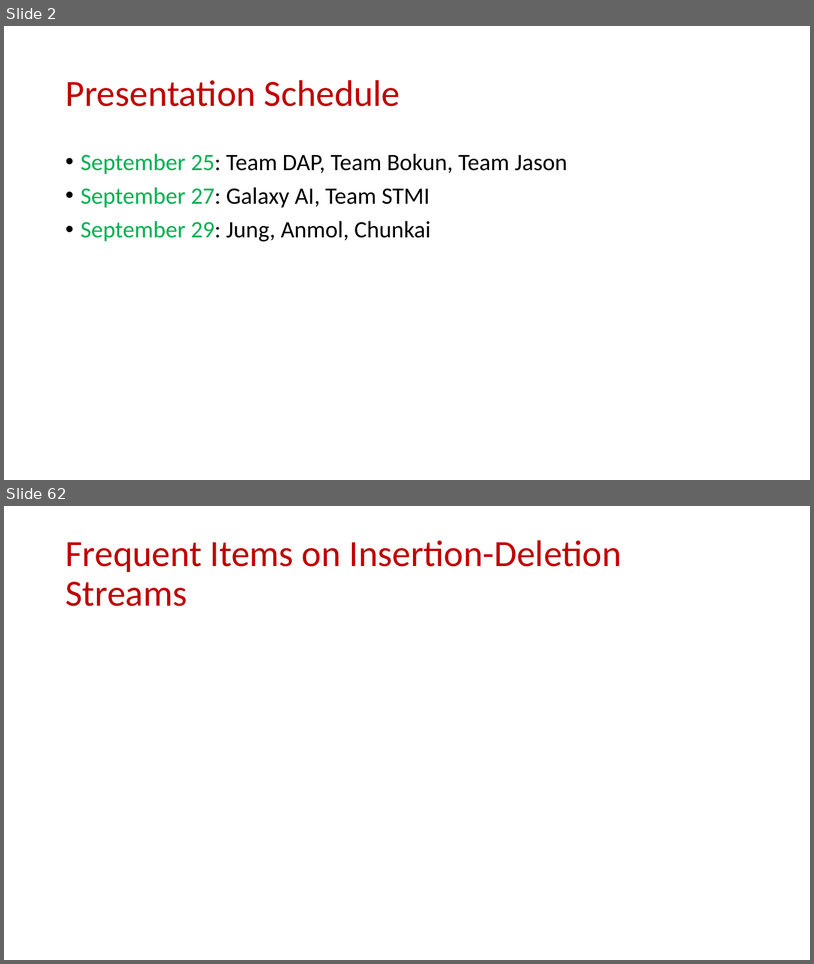
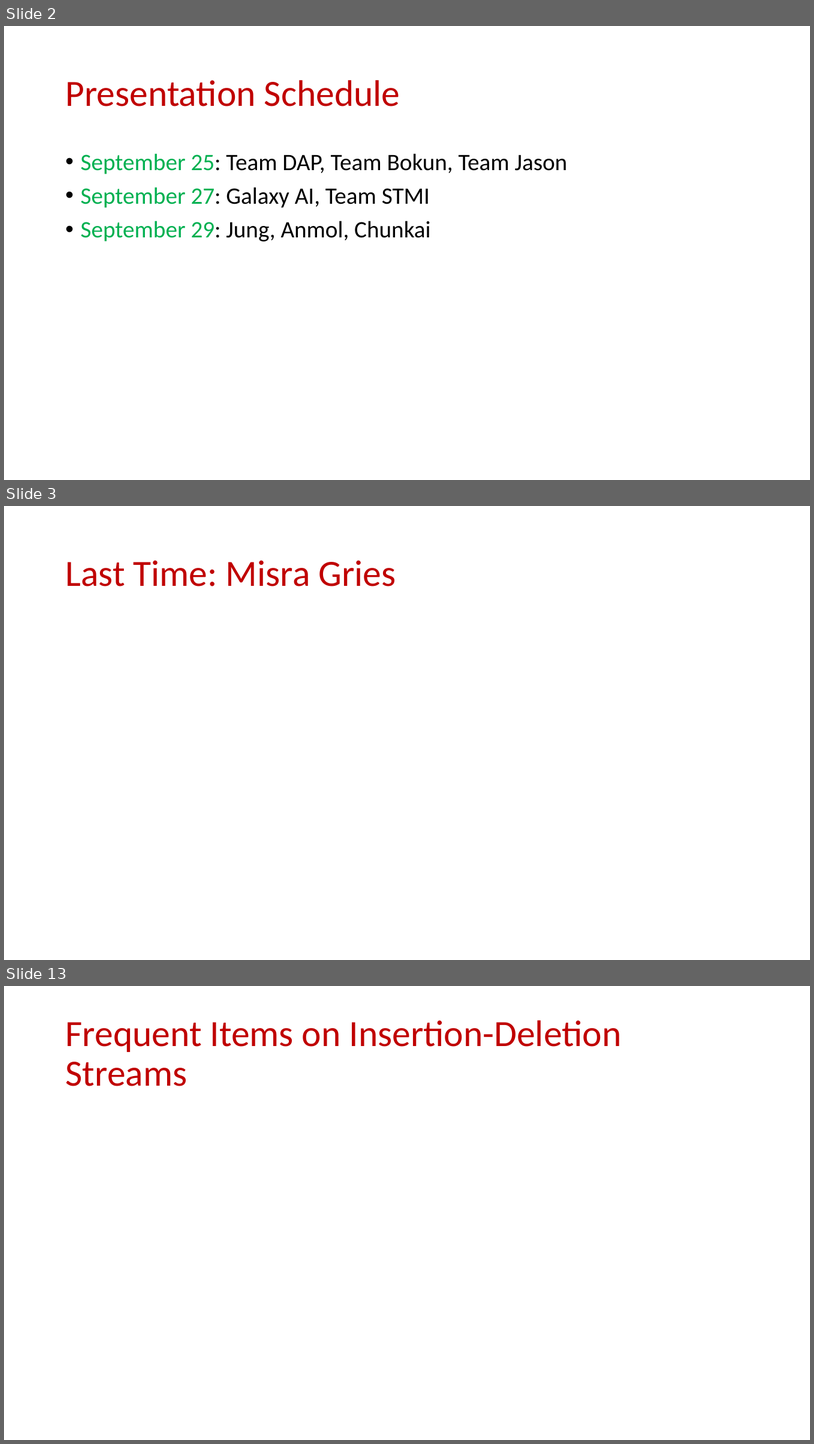
Before and after one commit to samsonzhou/samsonzhou.github.io, a slide deck: CSCE689-23/L11.pptx. Shown one above the other, each under a label of ours: slides 2 and 62 before the commit, slides 2, 3 and 13 after it; the slides between them are not shown. The pictures are 814x964 and 814x1444 pixels, drawn with LibreOffice and Linux fonts; fonts in the diff are those of the drawing; grey boxes stand for pictures. Boxes give left, top, right and bottom in pixels: in the first picture for what was removed or moved away, otherwise in the second. Text is boxed around its words. In the diff, an @@ line names an element or a change of style, - is before the commit and + after.

```diff
--- a/CSCE689-23/L11.pptx
+++ b/CSCE689-23/L11.pptx
@@ slide 3 added at <box>4,506,810,960</box>, background #FFFFFF @@
@@ title added at <box>65,560,396,586</box>, 44 pt, text #C00000 @@
+Last Time: Misra Gries
@@ what was slide 62 is now slide 13 @@
```
Also in this commit, not shown: 16 slides changed, 15 other slides added.
